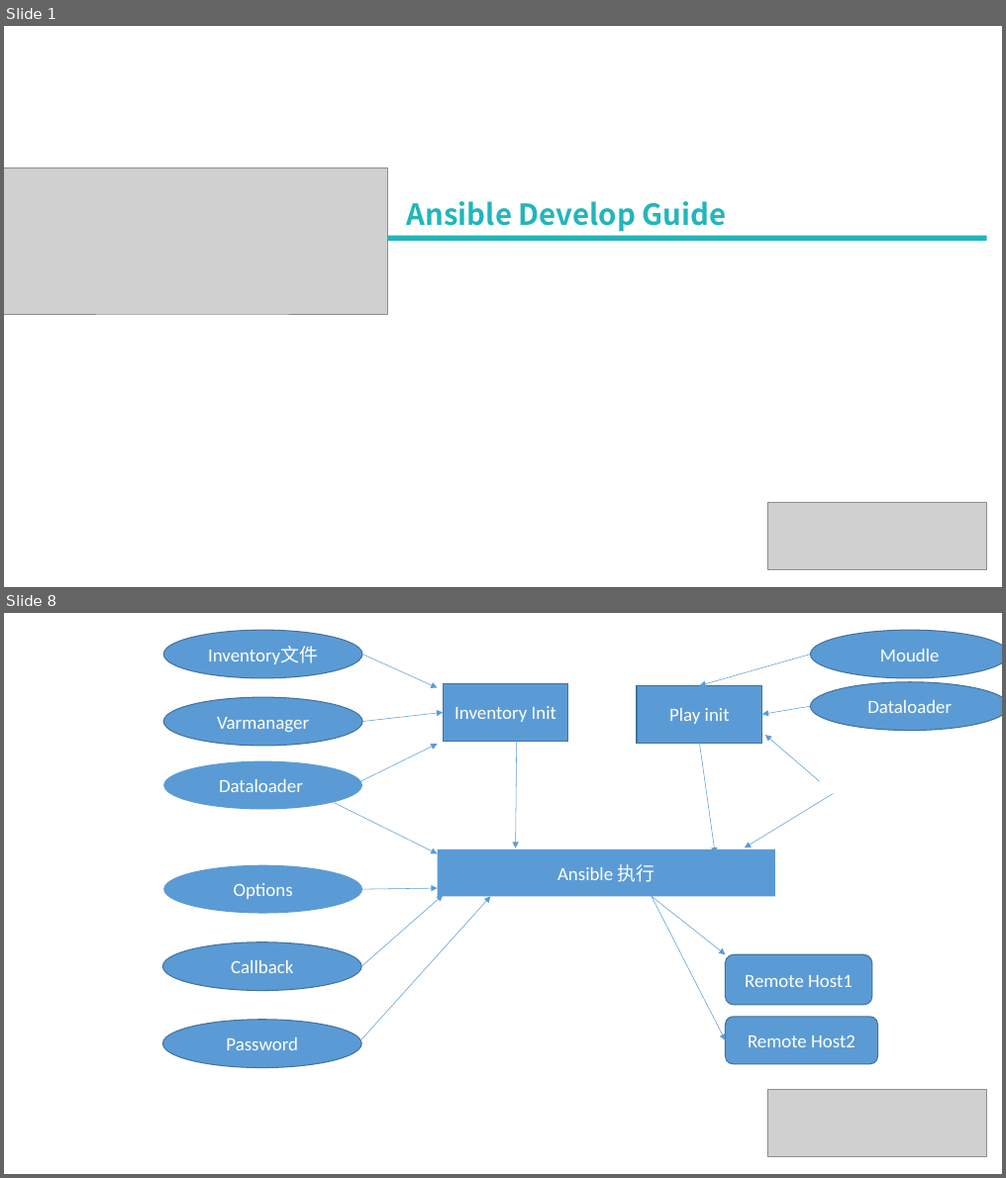
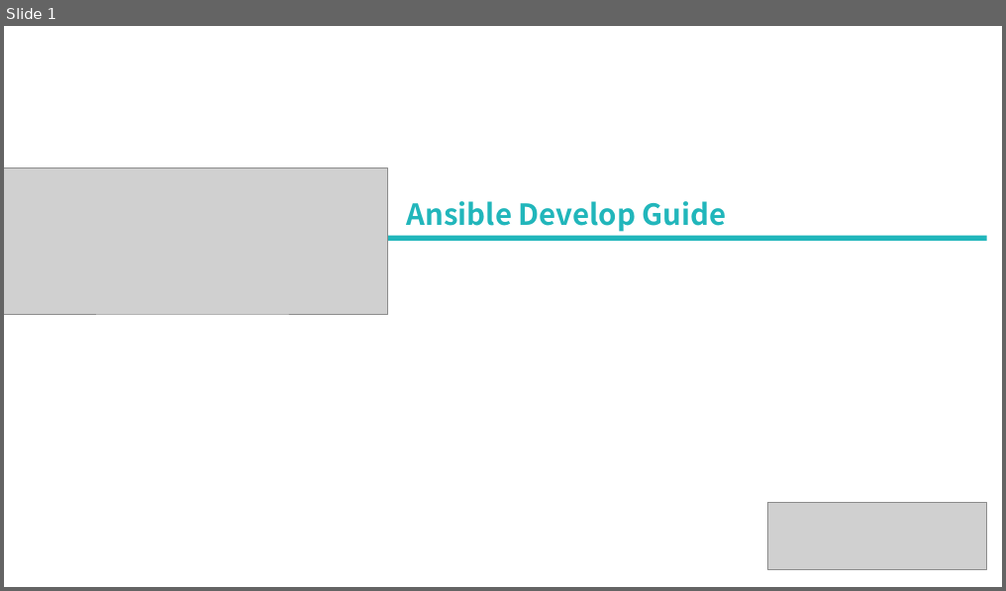
Before and after one commit to leeyan85/ansible-develop, a slide deck: 06-Ansible develop.pptx. Shown one above the other, each under a label of ours: slides 1 and 8 before the commit, slide 1 after it; the slides between them are not shown. The pictures are 1006x1178 and 1006x591 pixels, drawn with LibreOffice and Linux fonts; fonts in the diff are those of the drawing; grey boxes stand for pictures. Boxes give left, top, right and bottom in pixels: in the first picture for what was removed or moved away, otherwise in the second. Text is boxed around its words. In the diff, an @@ line names an element or a change of style, - is before the commit and + after.

```diff
--- a/06-Ansible develop.pptx
+++ b/06-Ansible develop.pptx
@@ slide 8 removed at <box>4,613,1002,1174</box>, background #FFFFFF @@
@@ ellipse removed at <box>163,630,362,678</box> @@
-Inventory文件
@@ ellipse removed at <box>810,630,1002,679</box> @@
-Moudle
@@ arrow removed from (362, 655) to (438, 688) @@
@@ arrow removed from (810, 655) to (699, 685) @@
@@ ellipse removed at <box>163,697,362,747</box> @@
-Varmanager
@@ rectangle removed at <box>443,684,568,742</box> @@
-Inventory Init
@@ rectangle removed at <box>637,685,762,743</box> @@
-Play init
@@ ellipse removed at <box>810,682,1002,731</box> @@
-Dataloader
@@ arrow removed from (362, 722) to (443, 713) @@
@@ arrow removed from (810, 707) to (762, 714) @@
@@ arrow removed from (350, 787) to (438, 744) @@
@@ arrow removed from (517, 735) to (515, 848) @@
@@ arrow removed from (699, 744) to (715, 854) @@
@@ arrow removed from (819, 781) to (765, 735) @@
@@ ellipse removed at <box>163,761,362,810</box> @@
-Dataloader
@@ arrow removed from (848, 764) to (848, 764) @@
@@ arrow removed from (334, 802) to (438, 854) @@
@@ arrow removed from (834, 793) to (745, 848) @@
@@ rectangle removed at <box>438,850,776,897</box> @@
-Ansible 执行
@@ ellipse removed at <box>163,865,362,914</box> @@
-Options
@@ arrow removed from (358, 1045) to (491, 897) @@
@@ arrow removed from (361, 966) to (443, 895) @@
@@ arrow removed from (362, 889) to (438, 888) @@
@@ arrow removed from (651, 897) to (726, 956) @@
@@ arrow removed from (651, 897) to (726, 1041) @@
@@ ellipse removed at <box>162,943,361,991</box> @@
-Callback
@@ rounded rectangle removed at <box>726,956,872,1005</box> @@
-Remote Host1
@@ ellipse removed at <box>162,1020,361,1068</box> @@
-Password
@@ rounded rectangle removed at <box>726,1017,878,1064</box> @@
-Remote Host2
@@ picture removed at <box>767,1090,987,1157</box> @@
```
Also in this commit, not shown: 6 slides changed, 1 slide added, 1 other slide removed, 8 other files.
